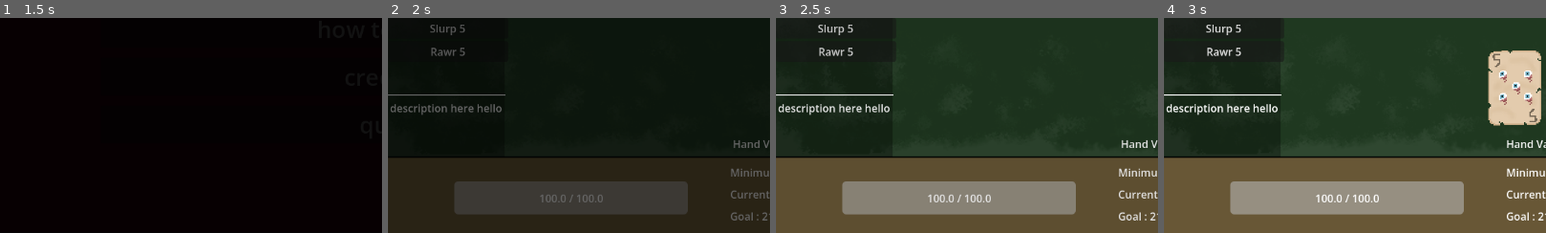
Above: before the commit, frames 1-4 (left to right).
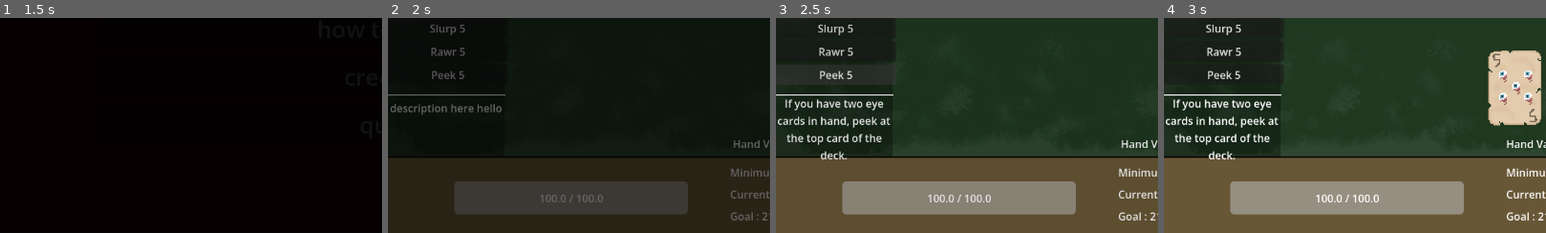
Above: after the commit, the same moments.

Repository: ZaneSoCool/GDaM-Mega-Collab-Fall-2025
Game: Godot game, scene res://Scenes/Menu.tscn
Same seed, same stepped clock (60 frames per second), same inputs: the game is played once before the commit and once after it.
Inputs (mouse positions are % of the whole screen's width and height, from its top left):
- Up to frame 1 (1.5 s): click "start" at 0.5 s; click "start" at 1.25 s
- Up to frame 2 (2 s): no input
- Up to frame 3 (2.5 s): click (8, 63) at 2 s, where only the run after the commit has a clickable "Peek 5"
- Up to frame 4 (3 s): click "Submit" at 2.75 s
The pictures show only the part of the screen within x 0-50%, y 50-100%; the shares and areas given below are measured in that part.

Frame 1 is identical in both runs. In frame 2, 0.1% of the frame differs, in the area x 11-20%, y 24-29%; in frame 3, 2.5%; in frame 4, 2.5%, in the area x 0-32%, y 23-66%.

Commit message:
Added peek powerup
-lets player see top card in deck if they have two eye cards in hand

Diff:
--- /dev/null
+++ b/Scenes/powerUps/peek.tscn
@@ -0,0 +1,24 @@
+[gd_scene format=3 uid="uid://c54f61x5q62eq"]
+
+[ext_resource type="Script" uid="uid://btxo6yjbm3q6k" path="res://Scripts/powerUps/peek.gd" id="1_pmma0"]
+
+[node name="peek" type="Button" unique_id=1893559602]
+offset_right = 8.0
+offset_bottom = 8.0
+script = ExtResource("1_pmma0")
+powerUpName = "Peek"
+description = "If you have two eye cards in hand, peek at the top card of the deck."
+
+[node name="CanvasLayer" type="CanvasLayer" parent="." unique_id=1409436763]
+
+[node name="Control" type="Control" parent="CanvasLayer" unique_id=1299038983]
+modulate = Color(1, 0.6039216, 1, 0.42352942)
+layout_mode = 3
+anchors_preset = 15
+anchor_right = 1.0
+anchor_bottom = 1.0
+grow_horizontal = 2
+grow_vertical = 2
+
+[connection signal="mouse_entered" from="." to="." method="_on_mouse_entered"]
+[connection signal="pressed" from="." to="." method="_on_pressed"]
--- a/Scripts/Global.gd
+++ b/Scripts/Global.gd
@@ -4,8 +4,6 @@
 var current_dealer_vitality : int = 0
 var vitality : int = 100
 var max_vitality : int = 100 #not a cap but a tracker of the highest the player's vitality has reached
-
-var cardScene = preload("res://Scenes/Card.tscn")
 
 var deck : Array[Array] = [] #inner array has two values, index 0 = id, index 1 = suit
 
@@ -26,7 +24,8 @@
 	"AceInTheHole" : 5,
 	"DoubleDown" : 5,
 	"Slurp" : 5,
-	"Rawr" : 5
+	"Rawr" : 5,
+	"Peek" : 5
 }
 
 #stores references to the scene of a powerUp
@@ -38,5 +37,6 @@
 	"AceInTheHole" : "res://Scenes/powerUps/ace_in_the_hole.tscn",
 	"DoubleDown" : "res://Scenes/powerUps/double_down.tscn",
 	"Slurp" : "res://Scenes/powerUps/slurp.tscn",
-	"Rawr" : "res://Scenes/powerUps/rawr.tscn"
+	"Rawr" : "res://Scenes/powerUps/rawr.tscn",
+	"Peek" : "res://Scenes/powerUps/peek.tscn"
 }
--- a/Scripts/blackjack.gd
+++ b/Scripts/blackjack.gd
@@ -186,6 +186,11 @@
 	var card_info : Array = cardToDeal #index 0 is id, index 1 is suit
 
 	if cardToDeal == []: #get random card from deck
+
+		if Global.deck.is_empty():
+			print("DECK EMPTY ERROR")
+			return
+
 		card_info = Global.deck[Global.deck.size()-1]
 		Global.deck.remove_at(Global.deck.size()-1)
 
--- /dev/null
+++ b/Scripts/powerUps/peek.gd
@@ -0,0 +1,43 @@
+extends PowerUp
+
+#if player has atleast two eye cards in deck can see value of next card in deck
+@onready var canvas_layer: CanvasLayer = $CanvasLayer
+@onready var control: Control = $CanvasLayer/Control
+
+var cardScene = preload("res://Scenes/Card.tscn")
+
+func _ready() -> void:
+	super._ready()
+	Global.dealtCard.connect(dealtCard)
+	canvas_layer.visible = false
+
+func localUse():
+	if !checkEyeCount(): return
+
+	var card : Card = cardScene.instantiate()
+	card.card_id = Global.deck[-1][0]
+	card.card_suit = Global.deck[-1][1]
+	control.add_child(card)
+
+	canvas_layer.visible = true
+
+func canUse():
+	if blackJackScene.playerCards.is_empty() or !checkEyeCount():
+		return false
+	else:
+		return true
+
+func checkEyeCount() -> bool:
+	var eyeCount = 0
+	for card in blackJackScene.playerCards:
+		if card.card_suit == 3:
+			eyeCount += 1
+	if eyeCount >= 2:
+		return true
+	else:
+		return false
+
+func dealtCard(_card : Card):
+	for child in control.get_children():
+		child.queue_free()
+	canvas_layer.visible = false
Not shown, added: Scripts/powerUps/peek.gd.uid
